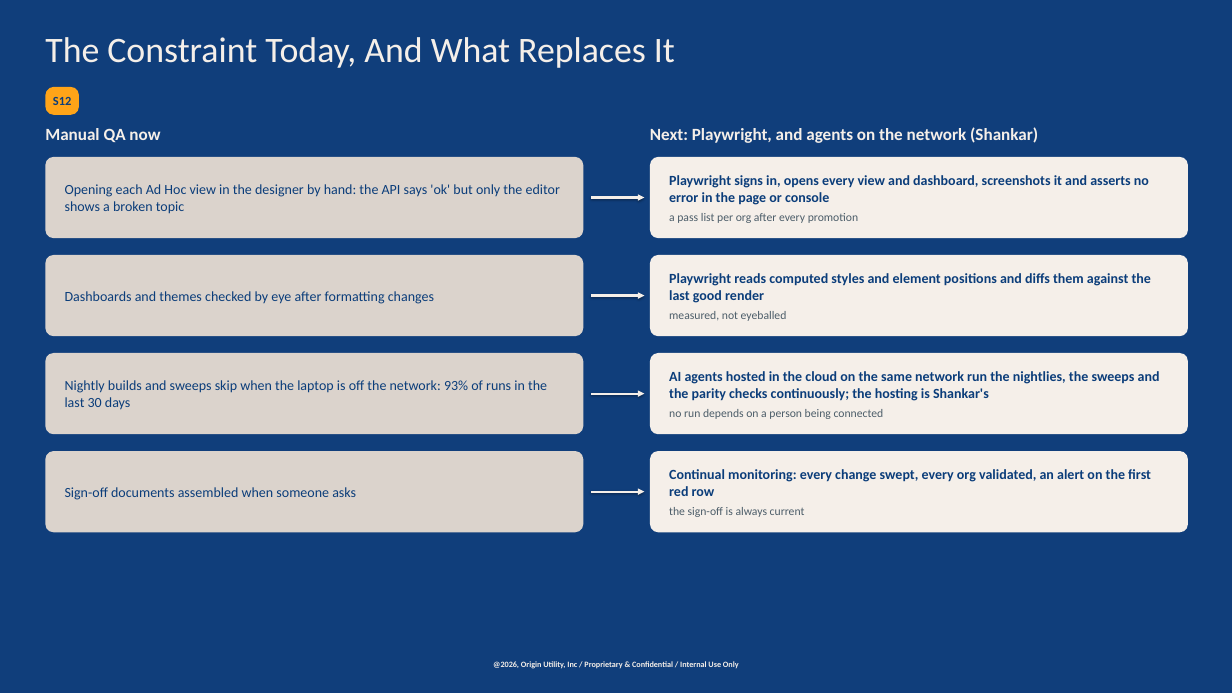
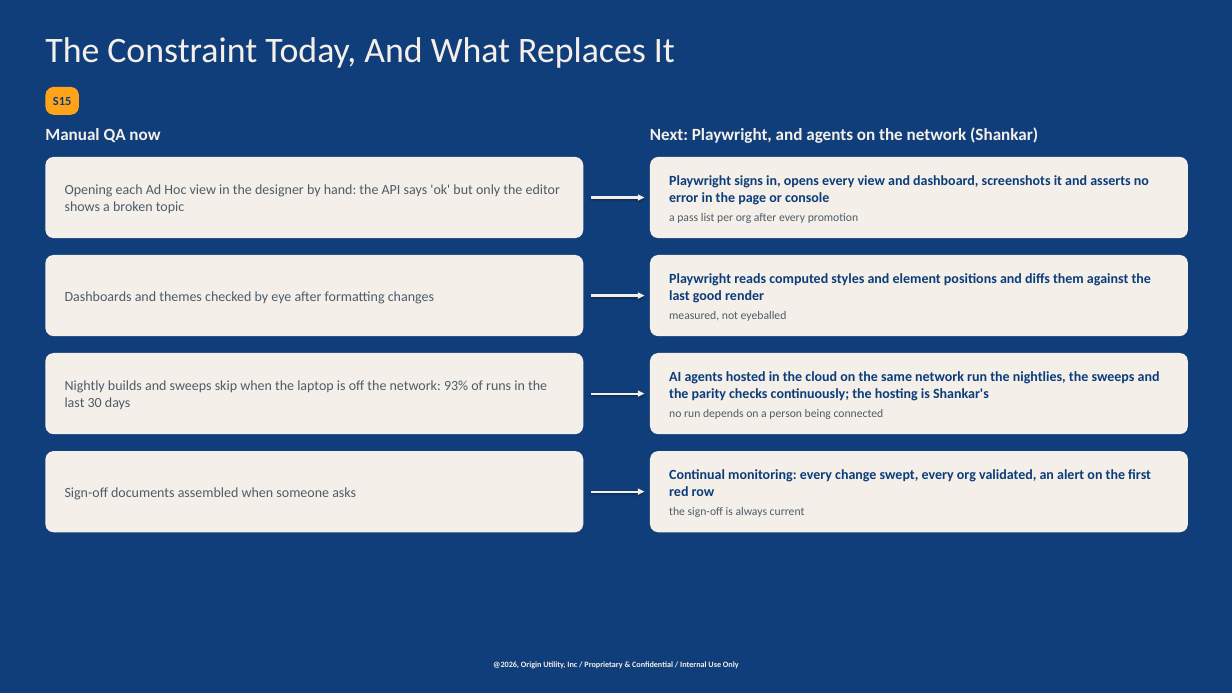
Before and after one commit to chasepowers59/OriginBA, a slide deck: slide 18 of jaspersoft/docs/OriginBA_Automated_Deployment.pptx (slide 15 before the commit). Drawn at 1232x693 pixels with LibreOffice and Linux fonts; fonts in the diff are those of the drawing; background and template pictures are left out; a plain dark background stands for a picture behind light text. Boxes give left, top, right and bottom in pixels: in the first picture for what was removed or moved away, otherwise in the second. Text is boxed around its words. In the diff, an @@ line names an element or a change of style, - is before the commit and + after.

```diff
--- a/jaspersoft/docs/OriginBA_Automated_Deployment.pptx
+++ b/jaspersoft/docs/OriginBA_Automated_Deployment.pptx
@@ text in rounded rectangle at box(53, 97, 71, 105): text changed @@
-S12
+S15
@@ text colour #0B3D7A to #4C5D69; fill #DBD3CC to #F5EFE9 in 4 elements at box(45, 157, 583, 238), box(45, 255, 583, 336), box(45, 353, 583, 434), box(45, 451, 583, 532) @@
```
Also in this commit, not shown: 12 other slides changed, 3 slides added, 3 other files.
